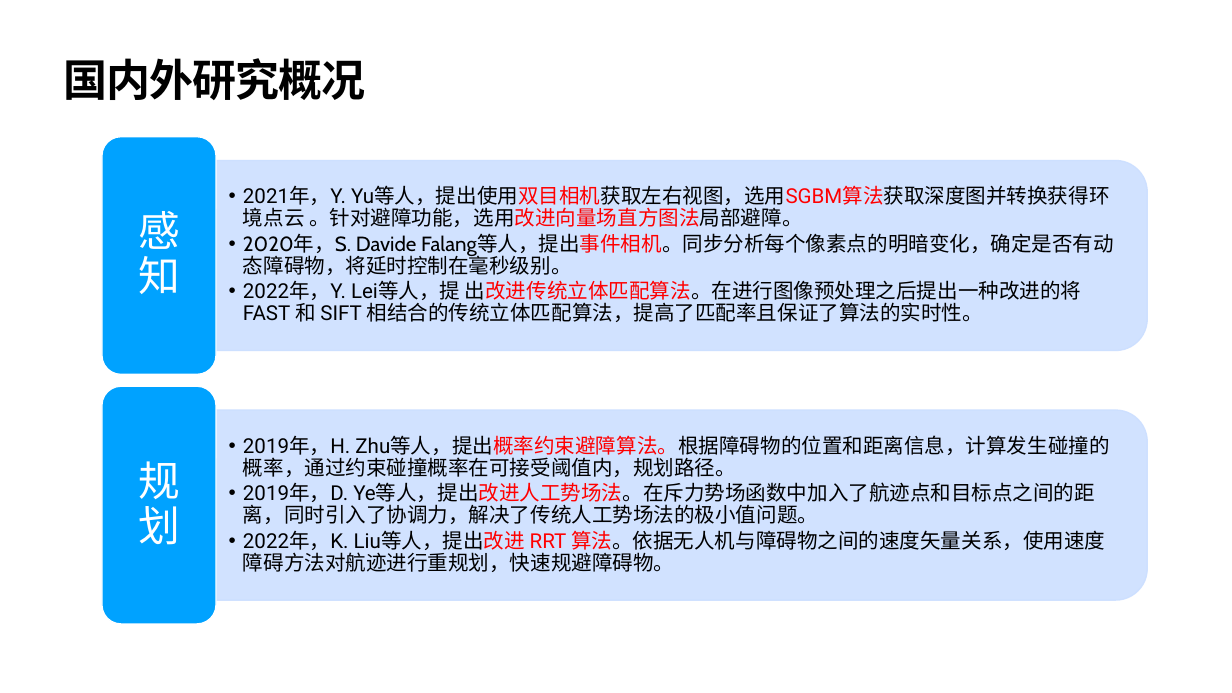
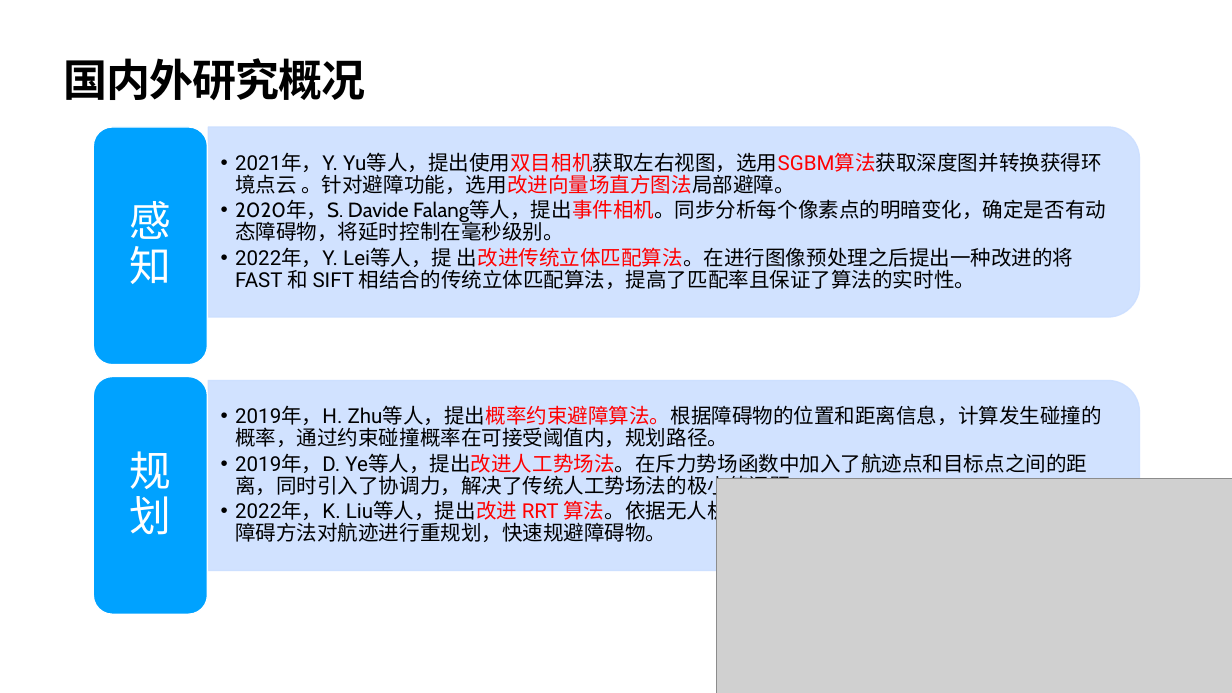
Before and after one commit to HuaYuXiao/AStar-Planner, a slide deck: slide 3 of 报告论文/开题报告/开题报告-华羽霄.pptx. Drawn at 1232x693 pixels with LibreOffice and Linux fonts; fonts in the diff are those of the drawing; grey boxes stand for pictures; background and template pictures are left out. Boxes give left, top, right and bottom in pixels: in the first picture for what was removed or moved away, otherwise in the second. Text is boxed around its words. In the diff, an @@ line names an element or a change of style, - is before the commit and + after.

```diff
--- a/报告论文/开题报告/开题报告-华羽霄.pptx
+++ b/报告论文/开题报告/开题报告-华羽霄.pptx
@@ text "2021年，Y. Yu等人，提出使用双目相机获取左右视图，选用SGBM算法获取深度图并转换获得环境点云 。针对避障功能， ...": place and size @@
-text "2021年，Y. Yu等人，提出使用双目相机获取左右视图，选用SGBM算法获取深度图并转换获得环境点云 。针对避障功能， ..." at <box>243,185,1114,322</box>
+text "2021年，Y. Yu等人，提出使用双目相机获取左右视图，选用SGBM算法获取深度图并转换获得环境点云 。针对避障功能， ..." at <box>235,152,1106,289</box>
@@ round same rect: place and size @@
-round same rect at <box>216,160,1147,351</box>
+round same rect at <box>208,127,1140,317</box>
@@ 2 texts, 2 rounded rectangles: place and size @@
-2 texts, 2 rounded rectangles at <box>102,137,216,624</box>
+2 texts, 2 rounded rectangles at <box>93,127,207,614</box>
@@ round same rect: place and size @@
-round same rect at <box>216,410,1147,600</box>
+round same rect at <box>208,380,1140,570</box>
@@ text "2019年，H. Zhu等人，提出概率约束避障算法。根据障碍物的位置和距离信息，计算发生碰撞的概率，通过约束碰撞概率在可 ...": place and size @@
-text "2019年，H. Zhu等人，提出概率约束避障算法。根据障碍物的位置和距离信息，计算发生碰撞的概率，通过约束碰撞概率在可 ..." at <box>243,435,1109,572</box>
+text "2019年，H. Zhu等人，提出概率约束避障算法。根据障碍物的位置和距离信息，计算发生碰撞的概率，通过约束碰撞概率在可 ..." at <box>235,405,1102,542</box>
@@ picture added at <box>716,479,1232,693</box> @@
```
Also in this commit, not shown: 7 other slides changed, 3 other files.
